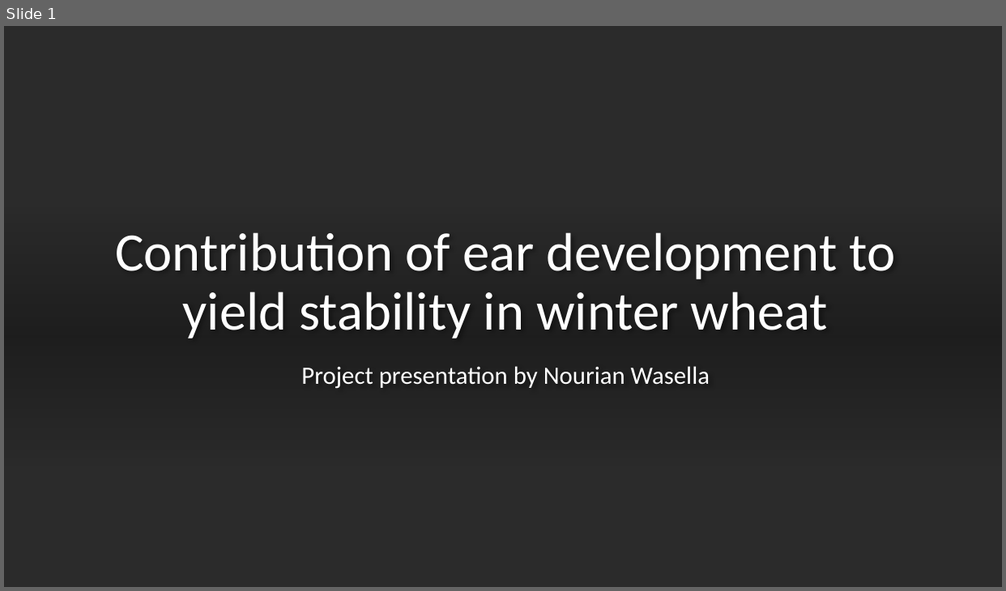
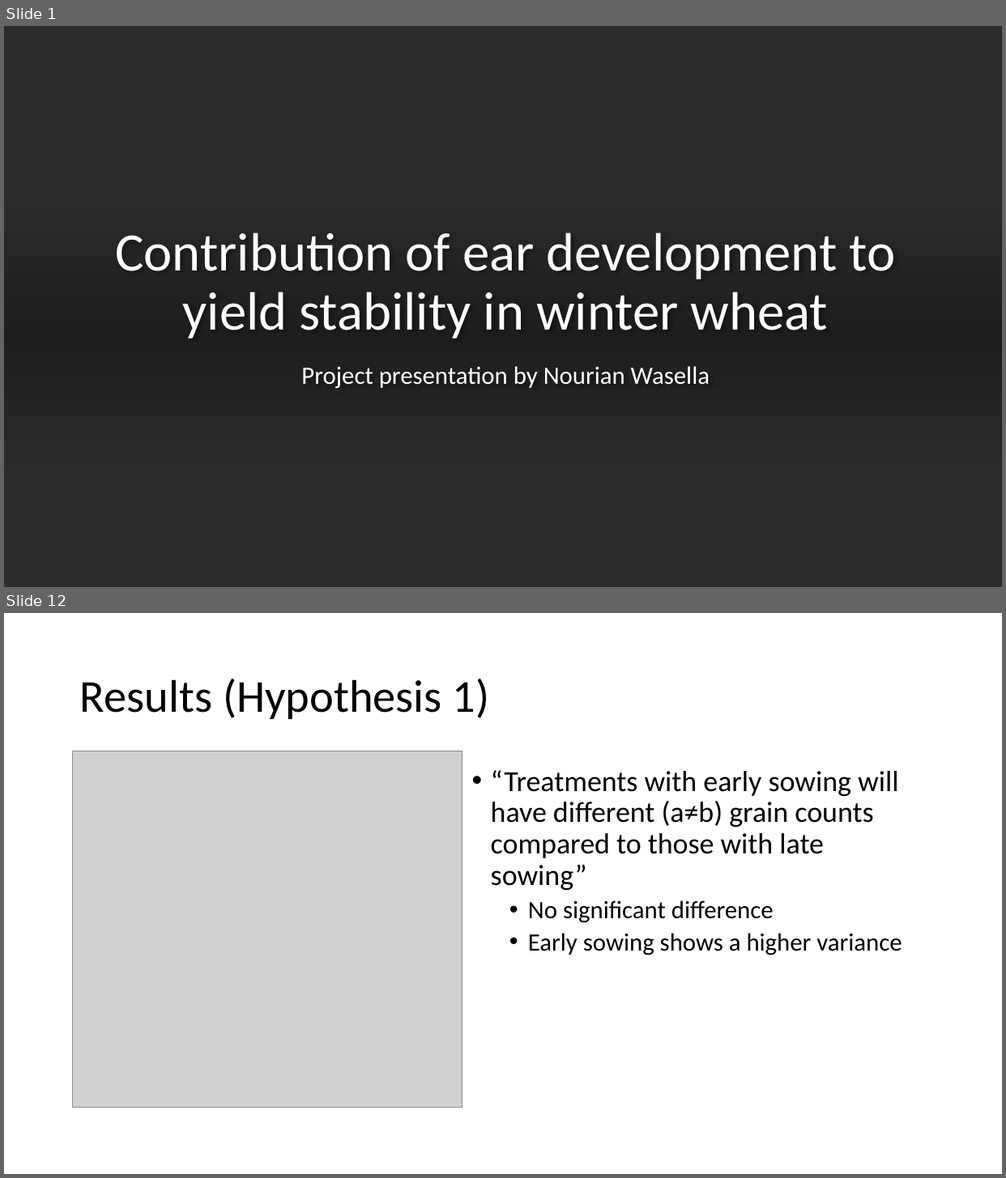
Before and after one commit to WasellaN/Ear_Project_Nouri, a slide deck: Presentation_Nouri.pptx. Shown one above the other, each under a label of ours: slide 1 before the commit, slides 1 and 12 after it; the slides between them are not shown. The pictures are 1006x591 and 1006x1178 pixels, drawn with LibreOffice and Linux fonts; fonts in the diff are those of the drawing; grey boxes stand for pictures; background and template pictures are left out; a plain dark background stands for a picture behind light text. Boxes give left, top, right and bottom in pixels: in the first picture for what was removed or moved away, otherwise in the second. Text is boxed around its words. In the diff, an @@ line names an element or a change of style, - is before the commit and + after.

```diff
--- a/Presentation_Nouri.pptx
+++ b/Presentation_Nouri.pptx
@@ slide 12 added at [4,613,1002,1174], background #FFFFFF @@
@@ title added at [80,679,490,719], 44 pt, text #000000 @@
+Results (Hypothesis 1)
@@ picture added at [73,752,462,1108] @@
@@ text added at [491,770,901,956], 28 pt, text #000000 @@
+• “Treatments with early sowing will have different (a≠b) grain counts compared to those with late sowing”
+  • No significant difference
+  • Early sowing shows a higher variance
```
Also in this commit, not shown: 3 slides changed, 14 other slides added, 13 other files.
